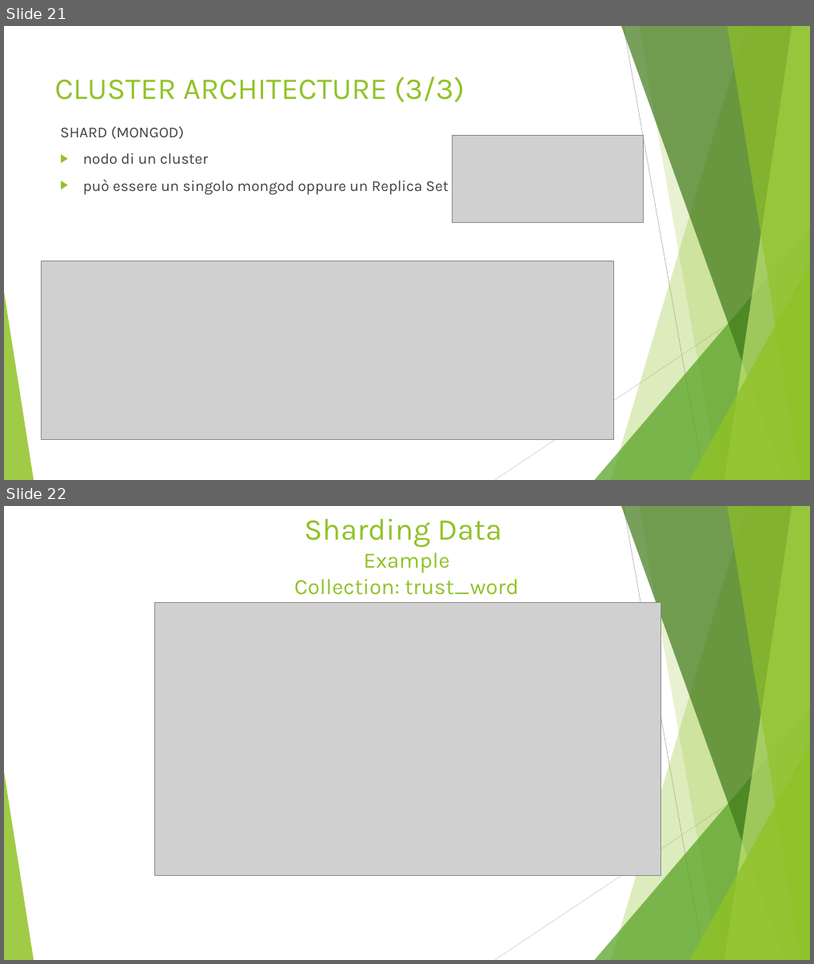
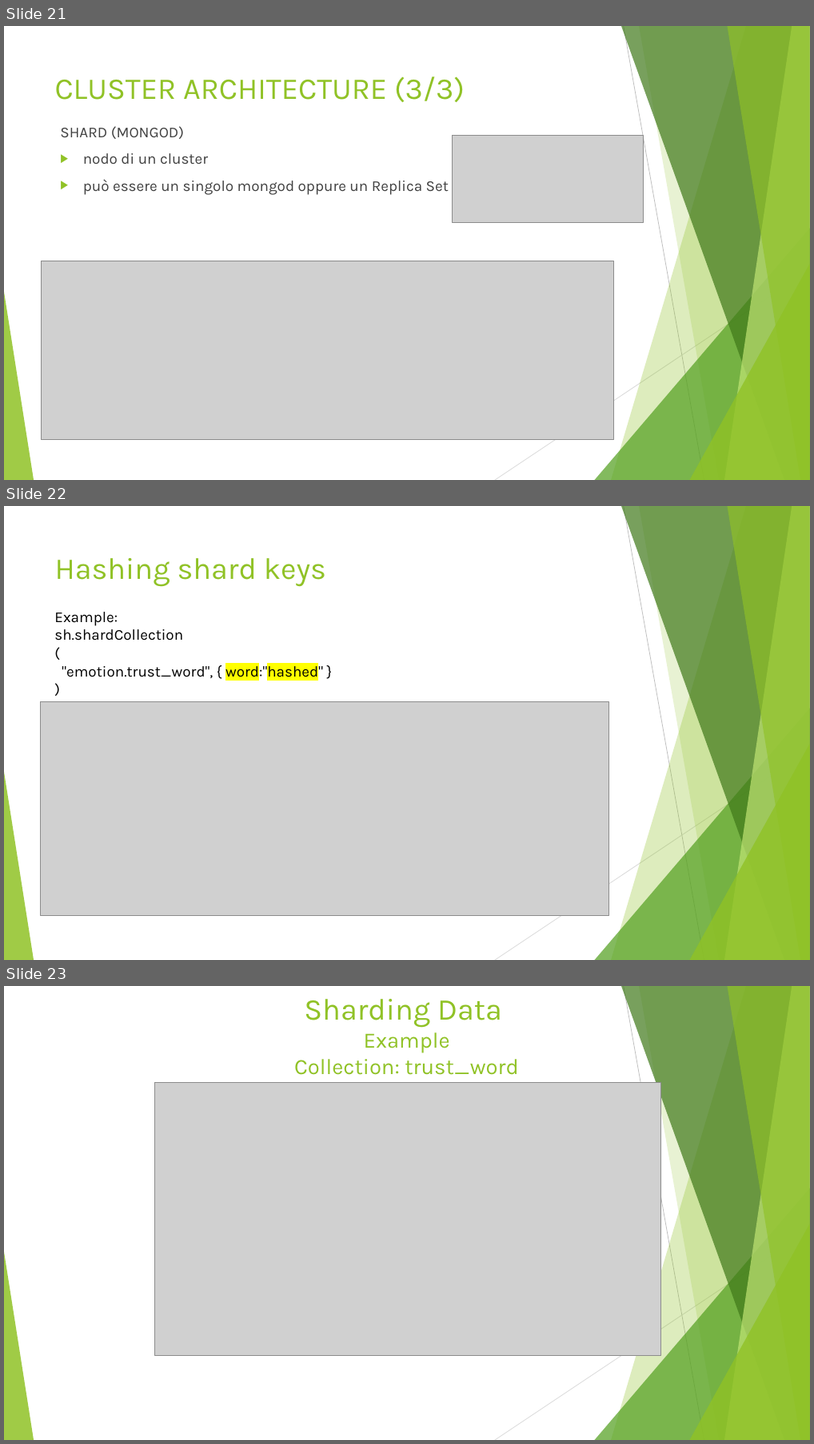
Before and after one commit to lucaMari94/mongodb-sentiment-analysis, a slide deck: silde/slide.pptx. Shown one above the other, each under a label of ours: slides 21 and 22 before the commit, slides 21, 22 and 23 after it. The pictures are 814x964 and 814x1444 pixels, drawn with LibreOffice and Linux fonts; fonts in the diff are those of the drawing; grey boxes stand for pictures. Boxes give left, top, right and bottom in pixels: in the first picture for what was removed or moved away, otherwise in the second. Text is boxed around its words. In the diff, an @@ line names an element or a change of style, - is before the commit and + after.

Commit message:
slide finaleeeeeeeeeeeeeee

```diff
--- a/silde/slide.pptx
+++ b/silde/slide.pptx
@@ slide 22 added at [4, 506, 810, 960], background #FFFFFF; not listed: 10 template elements that a slide beside it also shows @@
@@ title added at [55, 558, 326, 587], 36 pt, text #90C226 @@
+Hashing shard keys
@@ text added at [54, 612, 323, 681], 18 pt, text #000000 @@
+Example:
+sh.shardCollection
+(
+"emotion.trust_word", { word:"hashed" }
+)
@@ picture added at [40, 702, 609, 916] @@
@@ what was slide 22 is now slide 23 @@
```
Also in this commit, not shown: 1 other file.
